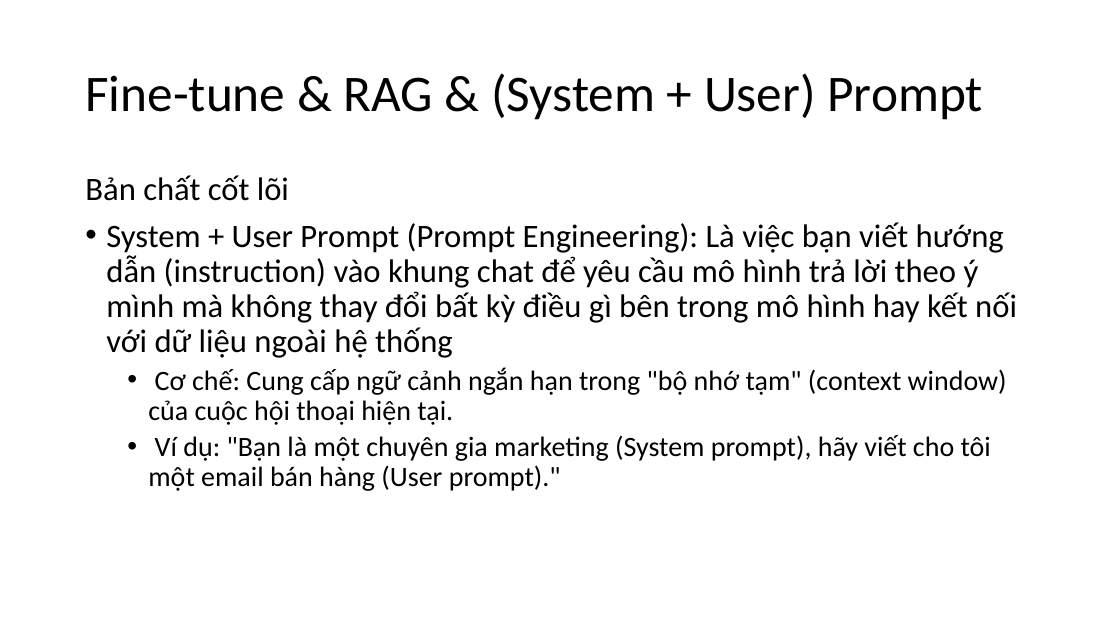
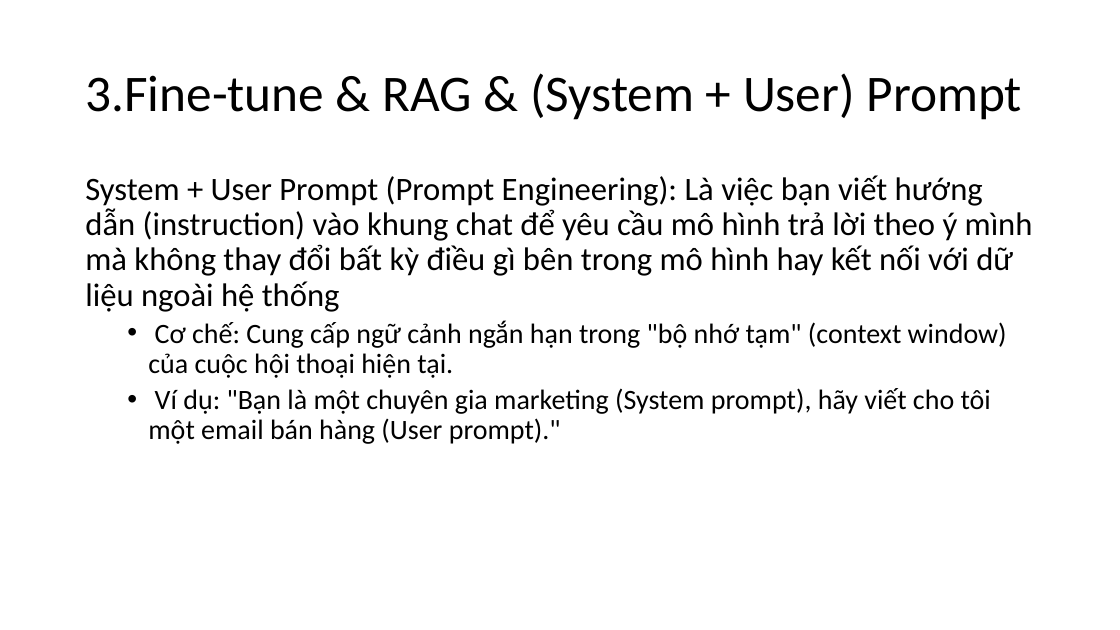
Before and after one commit to longdd90jp/sample-ai, a slide deck: slide 6 of fine-tune-pc/AI-Fine_Tune.pptx (slide 5 before the commit). Drawn at 1120x630 pixels with LibreOffice and Linux fonts; fonts in the diff are those of the drawing. Boxes give left, top, right and bottom in pixels: in the first picture for what was removed or moved away, otherwise in the second. Text is boxed around its words. In the diff, an @@ line names an element or a change of style, - is before the commit and + after.

```diff
--- a/fine-tune-pc/AI-Fine_Tune.pptx
+++ b/fine-tune-pc/AI-Fine_Tune.pptx
@@ title at <box>85,73,1023,120</box>: text changed @@
-Fine-tune & RAG & (System + User) Prompt
+3.Fine-tune & RAG & (System + User) Prompt
@@ text at <box>85,175,289,201</box>: paragraph removed @@
-Bản chất cốt lõi
@@ text at <box>85,175,1033,312</box>: bullet • to none @@
```
Also in this commit, not shown: 8 other slides changed, 2 slides added, 3 slides removed, 1 other file.
